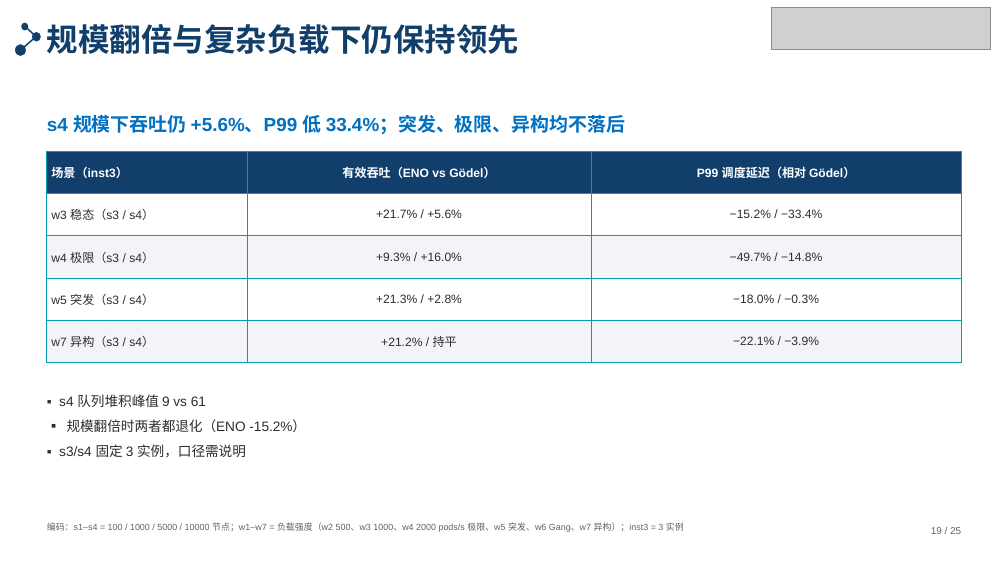
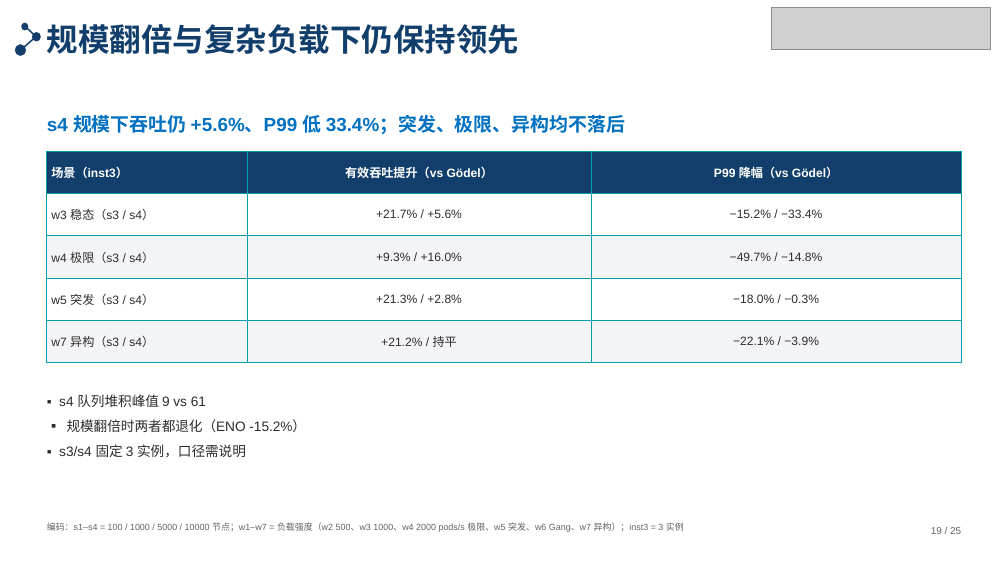
Before and after one commit to tengfei86/godel-scheduler, a slide deck: slide 19 of docs/thesis/defense/答辩PPT-北航模板版.pptx. Drawn at 1008x567 pixels with LibreOffice and Linux fonts; fonts in the diff are those of the drawing; grey boxes stand for pictures. Boxes give left, top, right and bottom in pixels: in the first picture for what was removed or moved away, otherwise in the second. Text is boxed around its words. In the diff, an @@ line names an element or a change of style, - is before the commit and + after.

```diff
--- a/docs/thesis/defense/答辩PPT-北航模板版.pptx
+++ b/docs/thesis/defense/答辩PPT-北航模板版.pptx
@@ table at [47, 151, 961, 363] @@
-row 1, column 2: 有效吞吐（ENO vs Gödel）
+row 1, column 2: 有效吞吐提升（vs Gödel）
-row 1, column 3: P99 调度延迟（相对 Gödel）
+row 1, column 3: P99 降幅（vs Gödel）
```
Also in this commit, not shown: 3 other files.
